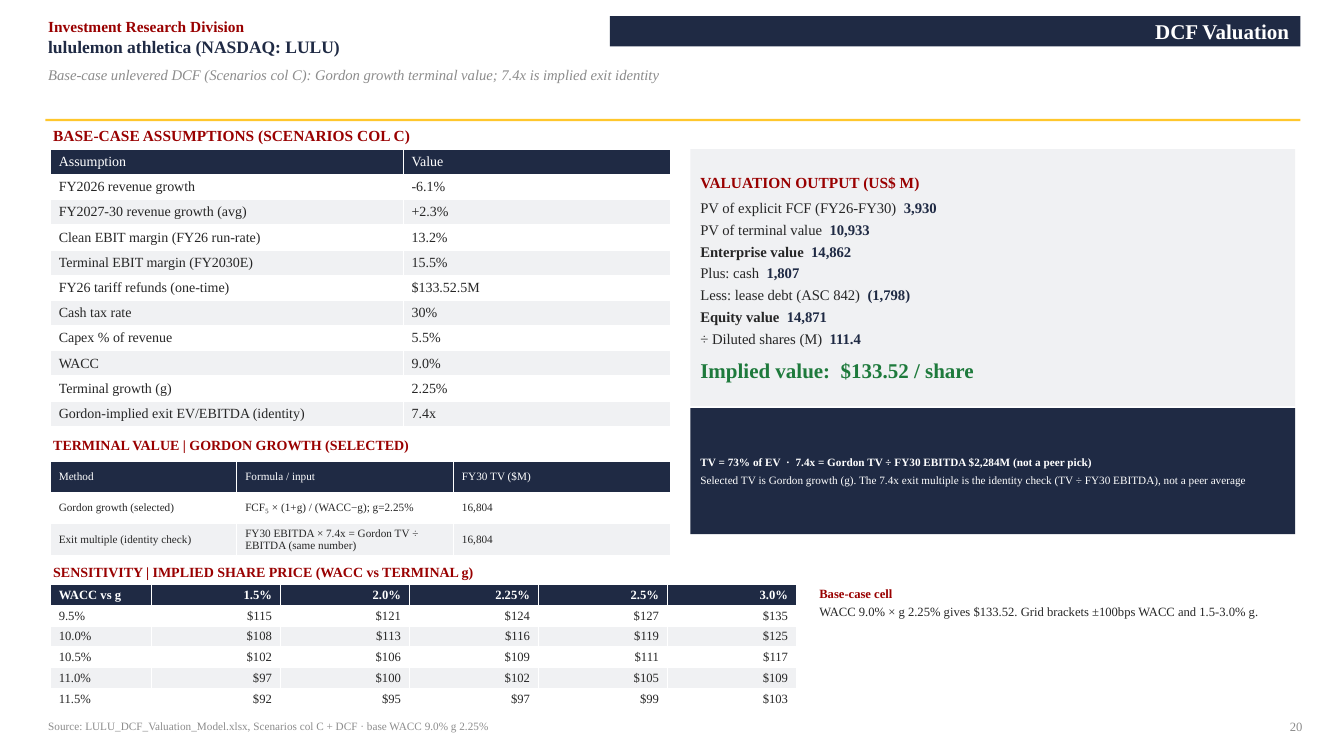
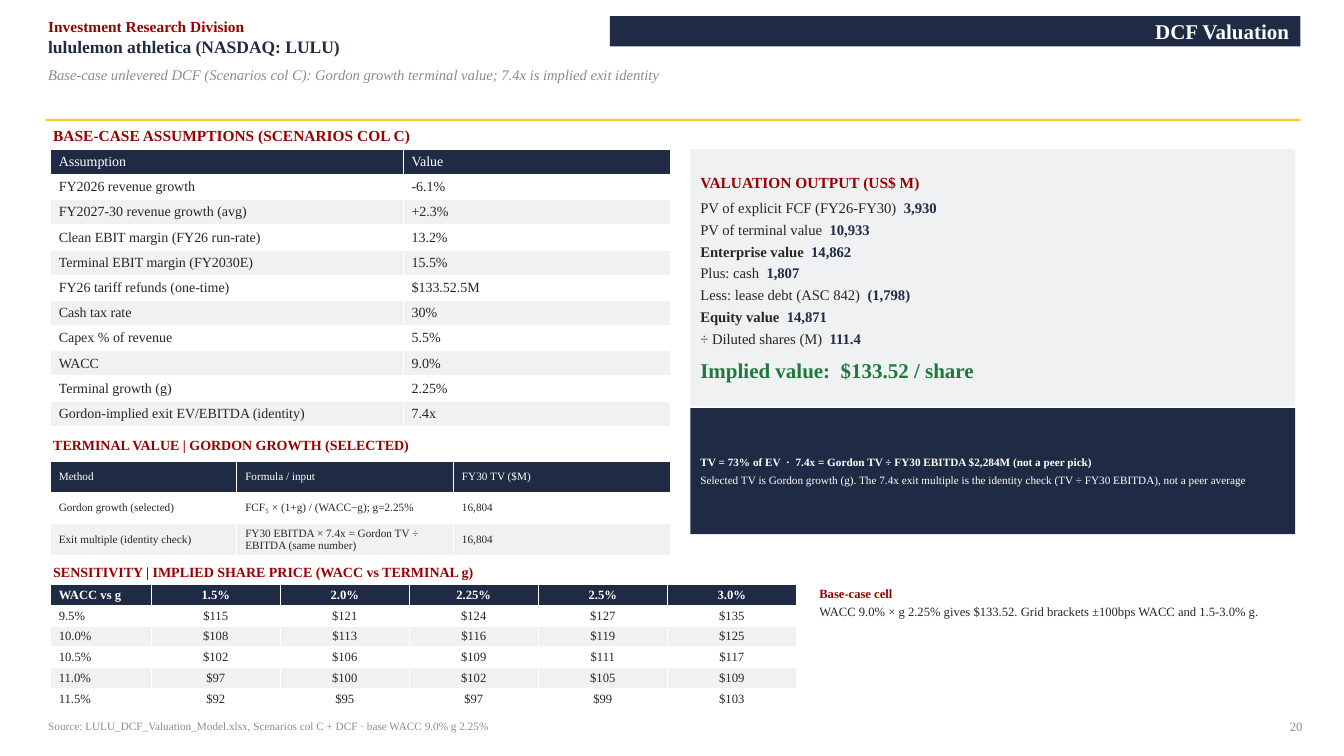
Before and after one commit to vengeanceaiUSC/RM, a slide deck: slide 20 of LULU/LULU_Investment_Pitch_Deck.pptx. Drawn at 1344x756 pixels with LibreOffice and Linux fonts; fonts in the diff are those of the drawing. Boxes give left, top, right and bottom in pixels: in the first picture for what was removed or moved away, otherwise in the second. Text is boxed around its words. In the diff, an @@ line names an element or a change of style, - is before the commit and + after.

```diff
--- a/LULU/LULU_Investment_Pitch_Deck.pptx
+++ b/LULU/LULU_Investment_Pitch_Deck.pptx
@@ table at (x1=50, y1=585, x2=797, y2=708) @@
@@ alignment right to centre @@
```
Also in this commit, not shown: 2 other files.
